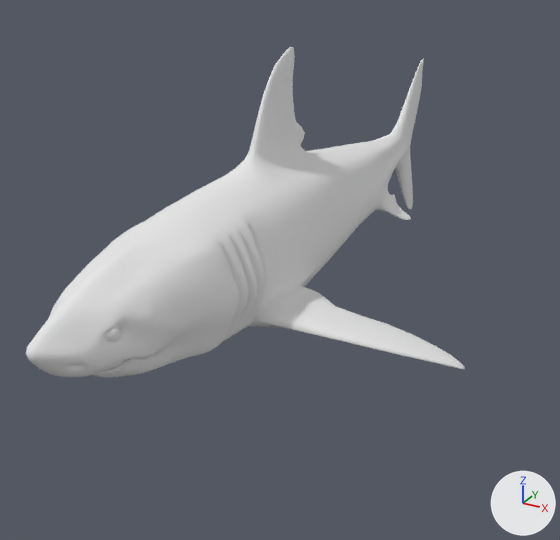
Before and after pictures for a commit that changed the OBJ model Assets/Models/shark.obj.
The view is the same before and after, from a 50 mm lens placed at (5.05, -9.71, 3.93), pointed at (0.01, -0.56, -0.64). The lights are fixed; the arrows at lower right show +X, +Y and +Z. Where no turn or scale is listed for an object, it has been applied to the vertices. Vertices at the same position are counted once.

The first picture shows 'shark'.
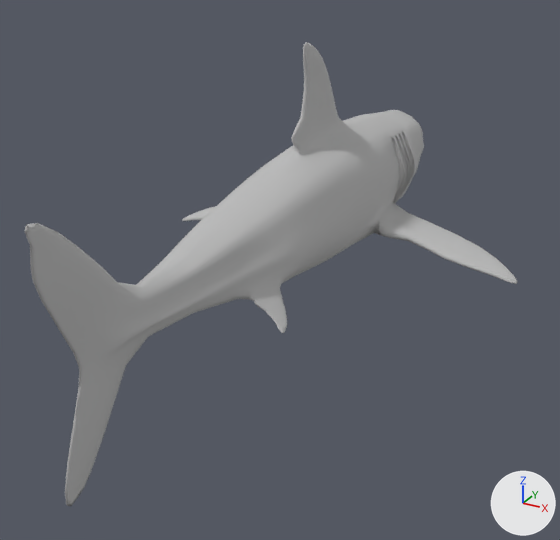
What differs and where, as boxes (x1, y1, x2, y2) in the pictures (560 x 540 px):
'shark', recoloured, mesh turned
    before: (26, 47, 465, 377)
    after: (24, 42, 517, 506)

Edits to the bpy script that builds the scene:
```text
Change mat_initialshadinggroup:
    mat_initialshadinggroup.base_color: (0.8, 0.8, 0.8) -> (0.5, 0.5, 0.5)  # white #e7e7e7 -> grey #bcbcbc
Change me_shark:
    where me_shark.from_pydata(...)  # 3871 vertices, 7730 faces; spans x -3.06..3.06, y -5.36..5.31, z -1.49..2.5
    used by ob_shark; location = (0.0, 0.0, 0.0)
    me_shark part 1: the whole mesh is turned -178.7 degrees about the z axis through the mesh origin
```
